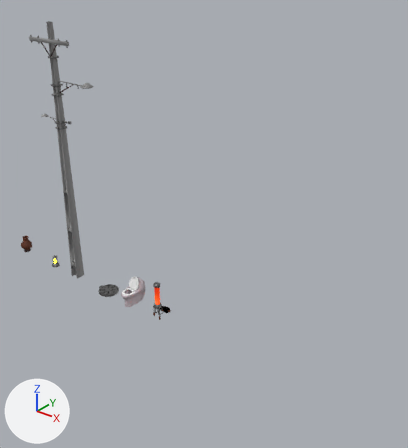
Before and after pictures for a commit that changed the Blender file Modelos/Blends/SushiAssets.blend.
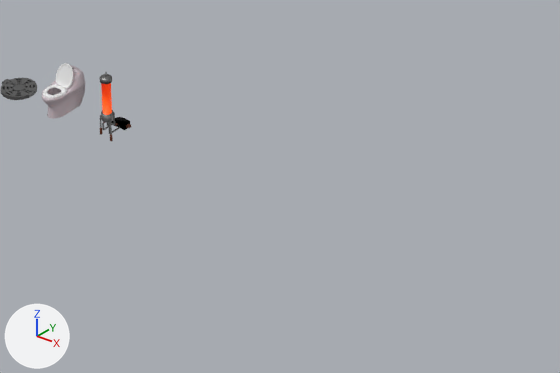
The first picture shows the older version from a 50 mm camera at (9.18, -9.43, 9.15) aimed at (1.31, 0.41, 3.05). The close-ups show both versions on the part from 24% to 100% of the width and 54% to 100% of the height of that picture; other places that the commit changed are outside them. The lights are fixed; the arrows at lower left show +X, +Y and +Z.

Script lines for the objects in view, before the commit:
```python
me_aquecedor = bpy.data.meshes.new('Aquecedor')
me_aquecedor.from_pydata(...)  # 545 vertices, 486 faces; spans x -0.145..0.214, y -0.094..0.327, z -0.064..1.063
# faces by material slot: [328, 16, 80, 53, 9]
me_aquecedor.materials.append(mat_cinzaescuro)  # dark grey #636363
me_aquecedor.materials.append(mat_quenteluz)  # orange #e77313
me_aquecedor.materials.append(mat_prateadometalico)  # grey #808080
me_aquecedor.materials.append(mat_marromceramico)  # brown #612e16
me_aquecedor.materials.append(mat_pretorefletivo)  # black #000000
me_privada = bpy.data.meshes.new('Privada')
me_privada.from_pydata(...)  # 828 vertices, 778 faces; spans x -0.196..0.196, y -0.361..0.354, z 0.0..0.766
# faces by material slot: [277, 24, 17, 460]
me_privada.materials.append(mat_brancoceramico)  # light grey #cfc1c9
me_privada.materials.append(mat_cinza)  # grey #8a8a8a
me_privada.materials.append(mat_cinzaescuro)  # dark grey #636363
me_privada.materials.append(mat_branco)  # white #e7e7e7
me_tampa_bueiro = bpy.data.meshes.new('tampa bueiro')
me_tampa_bueiro.from_pydata(...)  # 276 vertices, 237 faces; spans x -0.348..0.295, y -0.295..0.295, z -0.03..0.037
me_tampa_bueiro.materials.append(mat_prateadometalico)  # grey #808080
ob_aquecedor = bpy.data.objects.new('Aquecedor', me_aquecedor)
ob_aquecedor.location = (0.0, 0.0, 0.0)
ob_privada = bpy.data.objects.new('Privada', me_privada)
ob_privada.location = (-1.0, 0.0, 0.0)
ob_tampa_bueiro = bpy.data.objects.new('Tampa Bueiro', me_tampa_bueiro)
ob_tampa_bueiro.location = (-2.0, 0.0, 0.0)
```
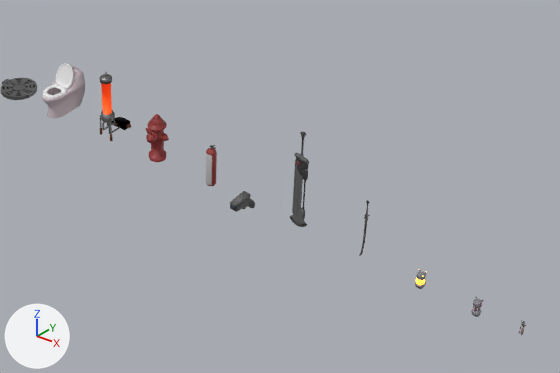
Diff of the bpy script that builds the scene:
```diff
--- a/Modelos/Blends/SushiAssets.blend.py
+++ b/Modelos/Blends/SushiAssets.blend.py
@@ ob_força @@
+ob_força = bpy.data.objects.new('Força', me_cylinder_001)  # 442 vertices, 398 faces; spans x -0.041..0.029, y -0.018..0.018, z -0.006..0.235; in mat_cinzaescuro (dark grey #636363), mat_prateadometalico (grey #808080), mat_brancoceramico (light grey #cfc1c9), mat_vidro (white #e7e7e7), mat_vermelho_001 (red #8f282d)
+ob_força.location = (6.61, 0.0, 0.0)
@@ ob_calor @@
+ob_calor = bpy.data.objects.new('Calor', me_cube_001)  # 803 vertices, 794 faces; spans x -0.057..0.064, y -0.057..0.057, z 0.0..0.224; in mat_cinza_escuro_001 (grey #828288), mat_amareloluz (yellow #ffed6a), mat_cinza_escuro (black #3b3939)
+ob_calor.location = (5.29, 0.0, 0.0)
@@ ob_vida @@
+ob_vida = bpy.data.objects.new('Vida', me_cube_053)  # 627 vertices, 560 faces; spans x -0.057..0.057, y -0.057..0.057, z 0.0..0.223; in mat_cinza_escuro_001 (grey #828288), mat_vermelho_001 (red #8f282d), mat_cinza_claro (light grey #c5c5ce)
+ob_vida.location = (6.04, 0.0, 0.0)
@@ ob_camera @@
+ob_camera = bpy.data.objects.new('Camera', me_camera_001)  # 564 vertices, 554 faces; spans x -7.0..7.0, y -7.0..25.3, z 0.0..44.6; in mat_cinza_002 (dark grey #646464), mat_preto (black #0d0e11), mat_azul (dark blue #3e4455)
+ob_camera.location = (2.7, 0.0, 0.0)
+ob_camera.rotation_euler = (1.571, 0.0, 0.0)  # degrees (90, 0, 0)
+ob_camera.scale = (0.01, 0.01, 0.01)
@@ ob_katana @@
+ob_katana = bpy.data.objects.new('Katana', me_katana)  # 533 vertices, 497 faces; spans x -0.055..0.039, y -0.02..0.02, z -0.792..0.138; in mat_cinza_001 (dark grey #646464), mat_cinza_escuro (black #3b3939)
+ob_katana.location = (4.48, 0.0, 0.79)
@@ ob_hidrante @@
+ob_hidrante = bpy.data.objects.new('Hidrante', me_hidrante)  # 695 vertices, 672 faces; spans x -0.21..0.21, y -0.215..0.14, z 0.0..0.745; in mat_vermelho (red #933332)
+ob_hidrante.location = (1.0, 0.0, 0.0)
@@ ob_extintor @@
+ob_extintor = bpy.data.objects.new('Extintor', me_extintor)  # 230 vertices, 213 faces; spans x -0.075..0.075, y -0.075..0.075, z 0.0..0.682; in mat_vermelho (red #933332), mat_cinza_001 (dark grey #646464), mat_branco_001 (grey #bebebe)
+ob_extintor.location = (2.0, 0.0, 0.0)
@@ ob_espada_grande @@
+ob_espada_grande = bpy.data.objects.new('Espada Grande', me_espada_grande)  # 657 vertices, 623 faces; spans x -0.14..0.14, y -0.03..0.03, z -1.31..0.21; in mat_cinza_001 (dark grey #646464), mat_cinza_escuro (black #3b3939), mat_vermelho (red #933332)
+ob_espada_grande.location = (3.48, 0.0, 1.31)
```

Location of each change, [x1, y1, x2, y2] in pixels of the close-ups (560 x 373 px):
'Espada Grande', added: after [290, 132, 309, 227]
    faces in mat_cinza_001 (dark grey #646464): [290, 153, 309, 227]
    faces in mat_cinza_escuro (black #3b3a39): [296, 132, 309, 209]
'Hidrante', added: after [146, 114, 169, 162]
'Extintor', added: after [206, 145, 217, 186]
    faces in mat_vermelho (red #933332): [206, 148, 217, 186]
    faces in mat_branco_001 (grey #bebebe): [206, 153, 212, 185]
'Camera', added: after [230, 191, 255, 212]
    faces in mat_cinza_002 (dark grey #646464): [230, 191, 255, 212]
'Vida', added: after [471, 296, 484, 317]
    faces in mat_cinza_escuro_001 (grey #828288): [471, 297, 483, 317]
'Calor', added: after [415, 269, 427, 289]
'Katana', added: after [359, 200, 370, 256]
'Força', added: after [518, 320, 526, 336]
